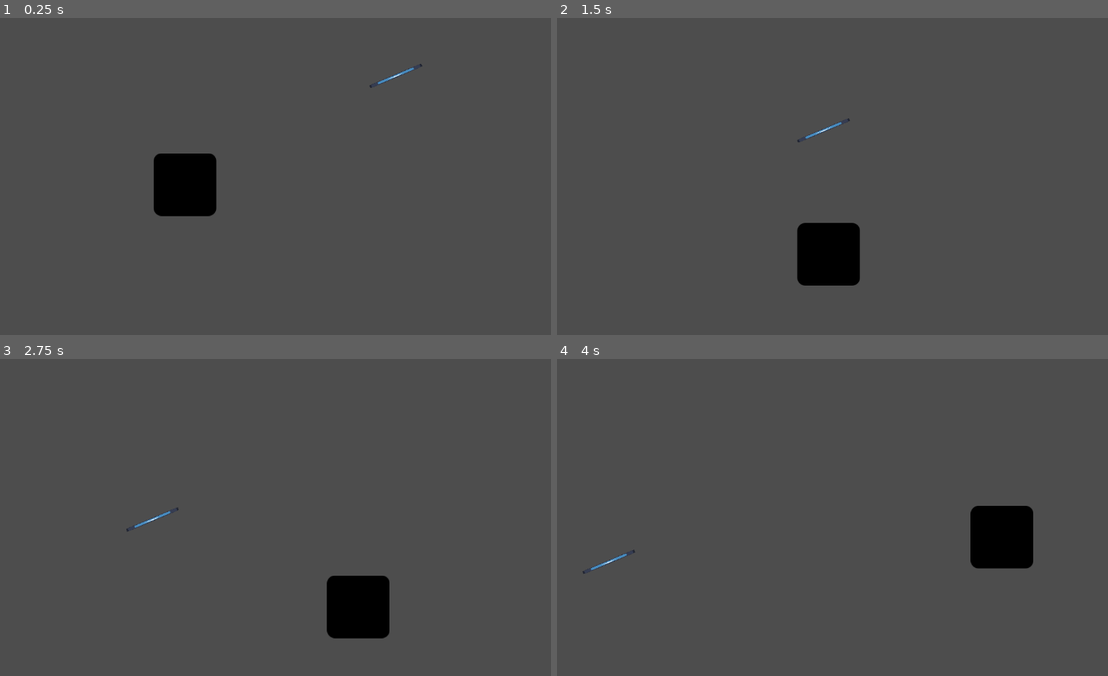
Above: before the commit, frames 1-4 (two rows, left to right).
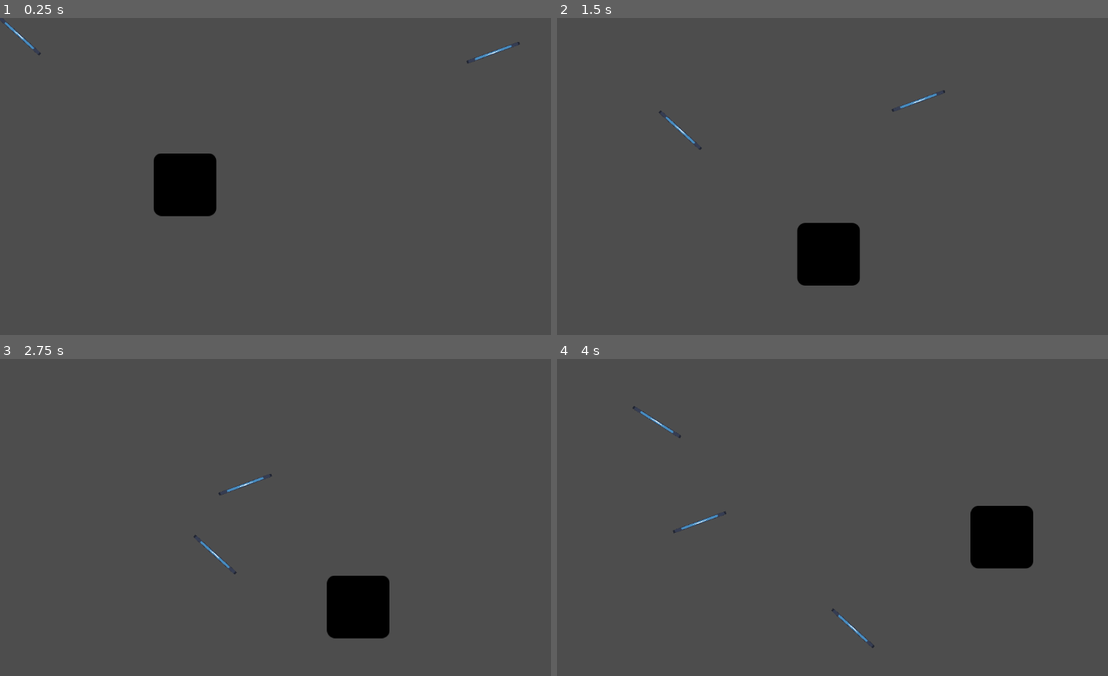
Above: after the commit, the same moments.

Repository: guco23/peladosntGGJ25
Game: Godot game, scene res://scenes/samu_scene.tscn
The game is run twice, just before and just after one commit, with the same random seed, the same clock (stepped at 60 frames per second) and the same inputs. This scene is started directly instead of the project's main scene. The engine's default icon, where the game draws it, is replaced by a stand-in: a white triangle on a blue panel in a dark square.
Inputs (mouse positions are in pixels of both pictures, inside the frame that each line leads up to):
- Up to frame 1 (0.25 s): no input
- Up to frame 2 (1.5 s): move the mouse to (964, 160) at 0.52 s; press the mouse at (964, 160) at 0.53 s; move the mouse to (727, 192) at 1.27 s; release the mouse at (727, 192) at 1.28 s; click (727, 192) at 1.35 s
- Up to frame 3 (2.75 s): move the mouse to (336, 447) at 2.02 s; press the mouse at (336, 447) at 2.03 s
- Up to frame 4 (4 s): move the mouse to (810, 580) at 2.77 s; release the mouse at (810, 580) at 2.78 s; click (810, 580) at 2.85 s; move the mouse to (1008, 565) at 3.52 s; press the mouse at (1008, 565) at 3.53 s

The runs differ from the first frame. In frame 1, 0.2% of the frame differs, in the area x 0-95%, y 0-23%; in frame 2, 0.2%; in frame 3, 0.2%; in frame 4, 0.3%, in the area x 4-58%, y 14-92%.

Commit message:
frisby spawner

Diff:
--- a/proyectogodot/prefabs/disco.tscn
+++ b/proyectogodot/prefabs/disco.tscn
@@ -12,6 +12,7 @@
 
 [node name="Disco" type="RigidBody2D"]
 scale = Vector2(1.00404, 1)
+collision_mask = 5
 physics_material_override = SubResource("PhysicsMaterial_1ti8x")
 linear_damp_mode = 1
 angular_damp_mode = 1
--- a/proyectogodot/prefabs/frisby.tscn
+++ b/proyectogodot/prefabs/frisby.tscn
@@ -8,8 +8,11 @@
 
 [node name="Frisby" type="RigidBody2D"]
 gravity_scale = 0.0
+contact_monitor = true
+max_contacts_reported = 1
 script = ExtResource("1_ahuek")
 velocityModule = 250.0
+lifeTime = 10.0
 
 [node name="CollisionShape2D" type="CollisionShape2D" parent="."]
 shape = SubResource("RectangleShape2D_khaxh")
@@ -17,3 +20,5 @@
 [node name="Sprite2D" type="Sprite2D" parent="."]
 scale = Vector2(0.898515, 0.0530889)
 texture = ExtResource("1_6ahm4")
+
+[connection signal="body_entered" from="." to="." method="_on_body_entered"]
--- a/proyectogodot/prefabs/muro_samu.tscn
+++ b/proyectogodot/prefabs/muro_samu.tscn
@@ -12,6 +12,8 @@
 texture = ExtResource("1_l46gc")
 
 [node name="StaticBody2D" type="StaticBody2D" parent="."]
+collision_layer = 4
+collision_mask = 5
 
 [node name="CollisionShape2D" type="CollisionShape2D" parent="StaticBody2D"]
 position = Vector2(0.5, -0.5)
--- a/proyectogodot/project.godot
+++ b/proyectogodot/project.godot
@@ -30,3 +30,8 @@
 "events": [Object(InputEventMouseButton,"resource_local_to_scene":false,"resource_name":"","device":-1,"window_id":0,"a …(257 unchanged characters)…
 ]
 }
+
+[layer_names]
+
+2d_physics/layer_2="Limites"
+2d_physics/layer_3="Objetos "
--- a/proyectogodot/scenes/samu_scene.tscn
+++ b/proyectogodot/scenes/samu_scene.tscn
@@ -1,8 +1,9 @@
-[gd_scene load_steps=4 format=3 uid="uid://dtpbaxnldcqu0"]
+[gd_scene load_steps=5 format=3 uid="uid://dtpbaxnldcqu0"]
 
 [ext_resource type="PackedScene" uid="uid://cqwm74cp3654i" path="res://prefabs/muro_samu.tscn" id="1_u8ary"]
 [ext_resource type="PackedScene" uid="uid://b1s2r1mbrmwu7" path="res://prefabs/frisby.tscn" id="2_d8p35"]
 [ext_resource type="PackedScene" uid="uid://bfy3iboxow3k4" path="res://prefabs/disco.tscn" id="2_mlk18"]
+[ext_resource type="PackedScene" uid="uid://ck6i8hoinifp2" path="res://prefabs/frisby_spawner.tscn" id="4_0i2dt"]
 
 [node name="SamuScene" type="Node2D"]
 
@@ -27,5 +28,8 @@
 gravity_scale = 0.0
 
 [node name="Frisby" parent="." node_paths=PackedStringArray("targetNode") instance=ExtResource("2_d8p35")]
-position = Vector2(862, 96)
+position = Vector2(1062, 51)
 targetNode = NodePath("../Disco")
+
+[node name="FrisbySpawner" parent="." node_paths=PackedStringArray("target") instance=ExtResource("4_0i2dt")]
+target = NodePath("../Disco")
--- a/proyectogodot/scripts/frisby.gd
+++ b/proyectogodot/scripts/frisby.gd
@@ -3,6 +3,10 @@
 
 @export var targetNode:Node2D
 @export var velocityModule:float
+@export var lifeTime:float
+
+
+var currLifeTime:float = 0
 
 # Called when the node enters the scene tree for the first time.
 func _ready() -> void:
@@ -25,8 +29,32 @@
 # Called every frame. 'delta' is the elapsed time since the previous frame.
 func _process(delta: float) -> void:
 
+	currLifeTime += delta
+
+	if currLifeTime > lifeTime:
+		queue_free()
+
+
+	pass
+
+func isInLayer(layerBody:int, layerTarget:int) -> bool:
+
+	#print_debug("estoy aqui", layerBody,layerTarget)
+
+	if layerBody & (1 << (layerTarget-1)):
+		return true
+	else:
+		return false
+
+func _on_body_entered(body:Node) -> void:
+
+	if body is CollisionObject2D:
+		if isInLayer(body.collision_layer,3):
+			print_debug("he chocado con pared, destruccion")
+			#queue_free()
 
 
 
+	print_debug("he chocao")
 
-	pass
+	pass # Replace with function body.
--- a/proyectogodot/scripts/frisby_spawner.gd
+++ b/proyectogodot/scripts/frisby_spawner.gd
@@ -1,6 +1,34 @@
 class_name FrisbySpawner
 extends Node2D
 
+const FRISBY:PackedScene = preload("res://prefabs/frisby.tscn")
+@export var target:Node2D
+
+@export var minSpawnTime:float = 2
+@export var maxSpawnTime:float = 3
+
+var spawnTime:float = 0
+var spawnTimeCounter = 0
+
+
+func spawnFrisby():
+
+
+	var newFrisby = FRISBY.instantiate()
+
+	newFrisby.position = Vector2(0,0)
+	newFrisby.targetNode = target
+
+	add_child(newFrisby)
+
+	print_debug("frisby instanciado")
+
+	pass
+
+
+func calcultateNewSpawnTime():
+	spawnTime = randf_range(minSpawnTime,maxSpawnTime)
+	spawnTimeCounter = 0
 
 # Called when the node enters the scene tree for the first time.
 func _ready() -> void:
@@ -9,4 +37,13 @@
 
 # Called every frame. 'delta' is the elapsed time since the previous frame.
 func _process(delta: float) -> void:
+
+	spawnTimeCounter += delta
+
+	if spawnTimeCounter > spawnTime:
+		spawnFrisby()
+		calcultateNewSpawnTime()
+
+
+
 	pass
